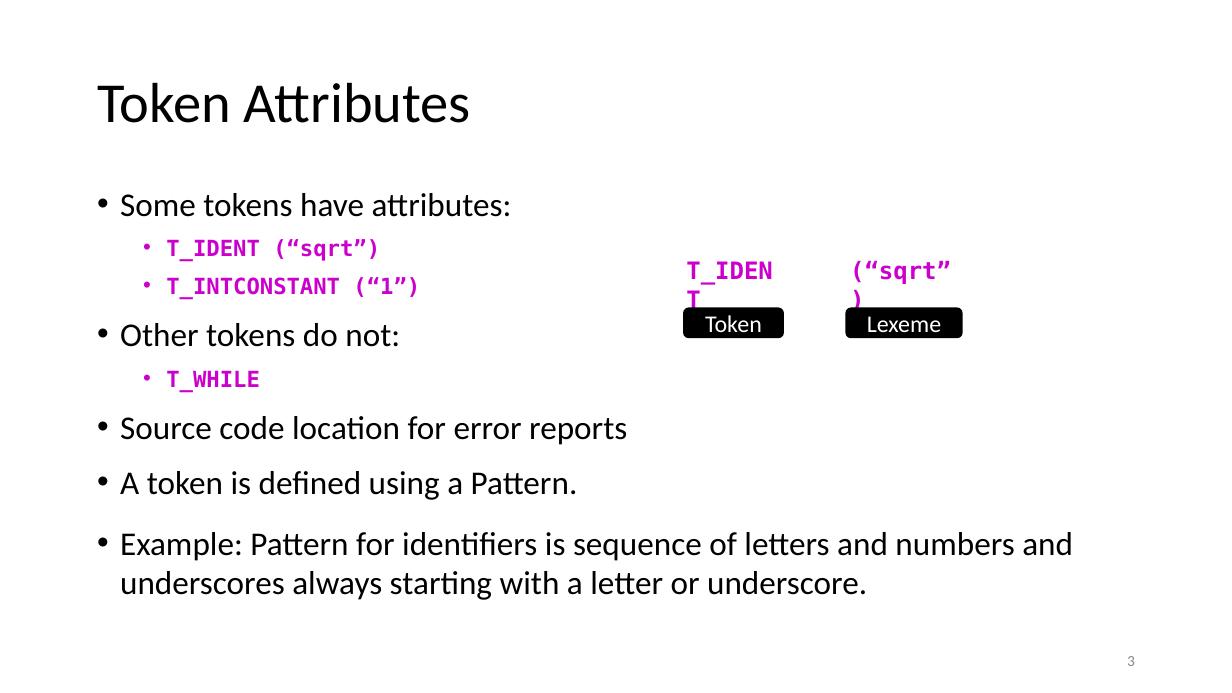
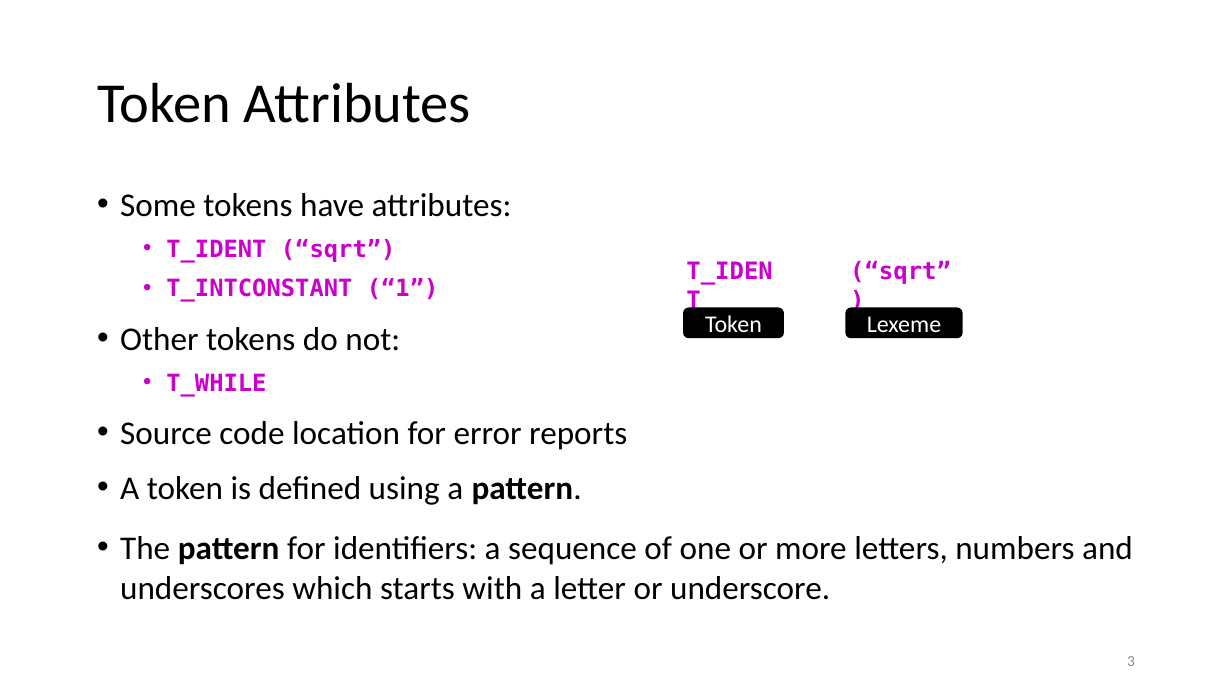
Before and after one commit to anoopsarkar/compilers-class, a slide deck: slide 3 of assets/ppt/lex/lex1-regexp-intro.pptx. Drawn at 1232x693 pixels with LibreOffice and Linux fonts; fonts in the diff are those of the drawing. Boxes give left, top, right and bottom in pixels: in the first picture for what was removed or moved away, otherwise in the second. Text is boxed around its words. In the diff, an @@ line names an element or a change of style, - is before the commit and + after.

```diff
--- a/assets/ppt/lex/lex1-regexp-intro.pptx
+++ b/assets/ppt/lex/lex1-regexp-intro.pptx
@@ text at [166, 239, 439, 397]: size 12.9 to 13.9 pt in "T_IDENT (“sqrt”)", "T_INTCONSTANT (“1”)", "T_WHILE" @@
@@ text at [120, 476, 1133, 600]: text changed @@
-• A token is defined using a Pattern.
-• Example: Pattern for identifiers is sequence of letters and numbers and underscores always starting with a letter or underscore.
+• A token is defined using a pattern.
+• The pattern for identifiers: a sequence of one or more letters, numbers and underscores which starts with a letter or underscore.
```
Also in this commit, not shown: 12 other slides changed, 1 other file.
